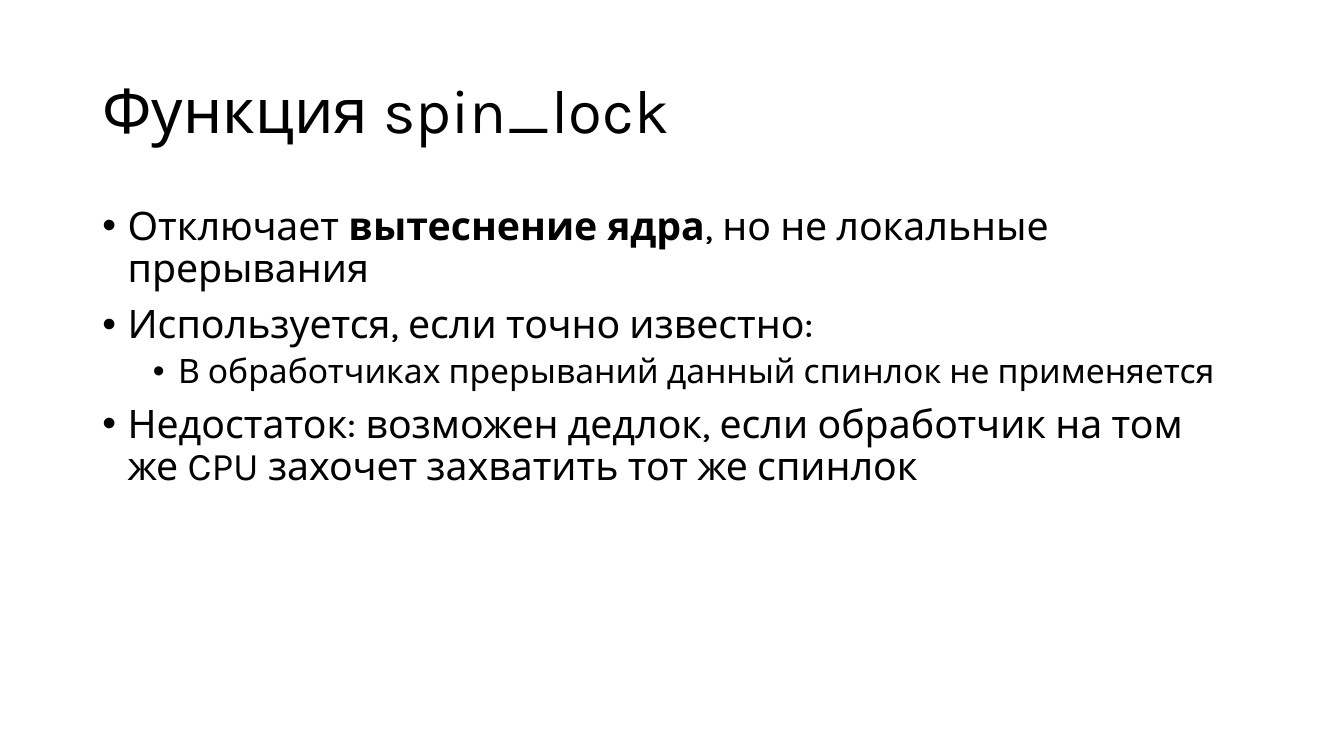
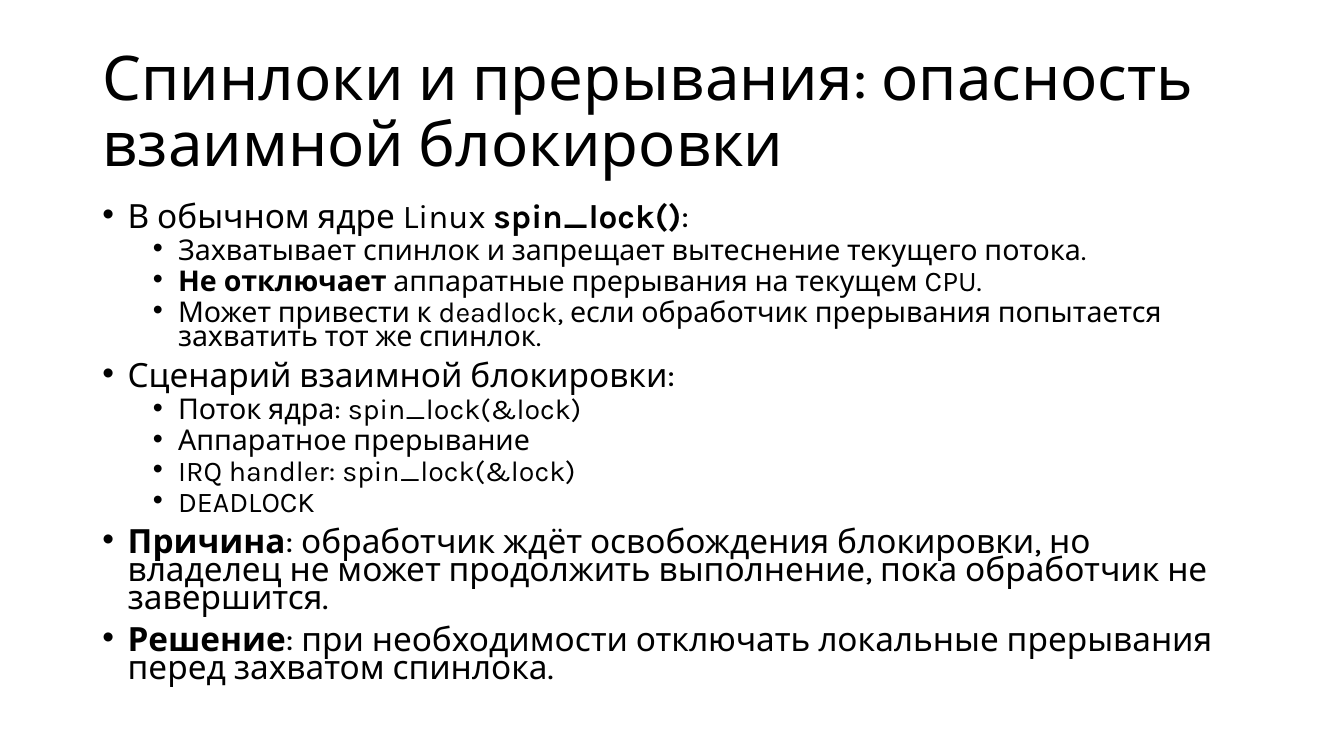
Before and after one commit to alexey-malov/os-course, a slide deck: slide 22 of lectures/05/Синхронизация и межпроцессная коммуникация.pptx (slide 51 before the commit). Drawn at 1344x756 pixels with LibreOffice and Linux fonts; fonts in the diff are those of the drawing. Boxes give left, top, right and bottom in pixels: in the first picture for what was removed or moved away, otherwise in the second. Text is boxed around its words. In the diff, an @@ line names an element or a change of style, - is before the commit and + after.

```diff
--- a/lectures/05/Синхронизация и межпроцессная коммуникация.pptx
+++ b/lectures/05/Синхронизация и межпроцессная коммуникация.pptx
@@ title at (102,55,1194,181): text changed @@
-Функция spin_lock
+Спинлоки и прерывания: опасность взаимной блокировки
@@ text at (128,202,1212,687): text changed; size 28 to 20.4 pt @@
-• Отключает вытеснение ядра, но не локальные прерывания
-• Используется, если точно известно:
-  • В обработчиках прерываний данный спинлок не применяется
-• Недостаток: возможен дедлок, если обработчик на том же CPU захочет захватить тот же спинлок
+• В обычном ядре Linux spin_lock():
+  • Захватывает спинлок и запрещает вытеснение текущего потока.
+  • Не отключает аппаратные прерывания на текущем CPU.
+  • Может привести к deadlock, если обработчик прерывания попытается захватить тот же спинлок.
+• Сценарий взаимной блокировки:
+  • Поток ядра: spin_lock(&lock)
+  • Аппаратное прерывание
+  • IRQ handler: spin_lock(&lock)
+  • DEADLOCK
+• Причина: обработчик ждёт освобождения блокировки, но владелец не может продолжить выполнение, пока обработчик не завершится.
+• Решение: при необходимости отключать локальные прерывания перед захватом спинлока.
```
Also in this commit, not shown: 10 other slides changed, 68 slides added, 148 slides removed, 1 other file.
